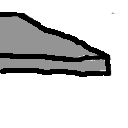
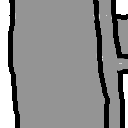
Two versions of the same layered image (128x128). Layer-by-layer changes:
hid "Layer copy #6" over [left=0, top=12, right=119, bottom=77]
added layer "Layer copy #7" above "Layer copy #1" over [left=8, top=0, right=128, bottom=128]
